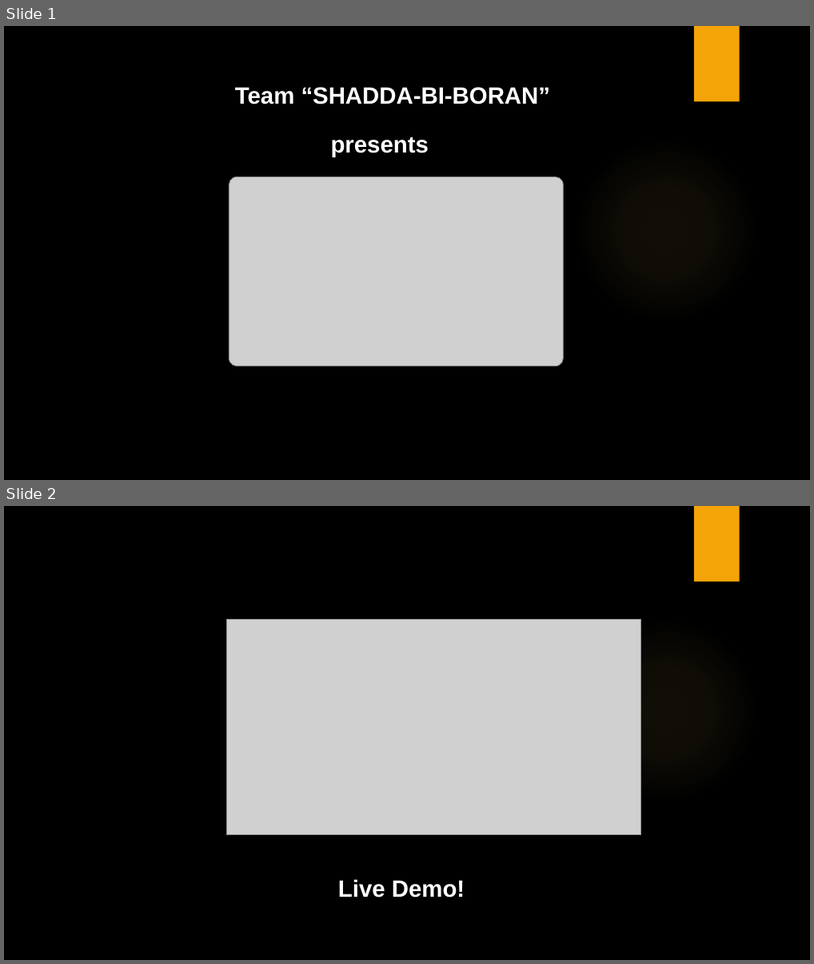
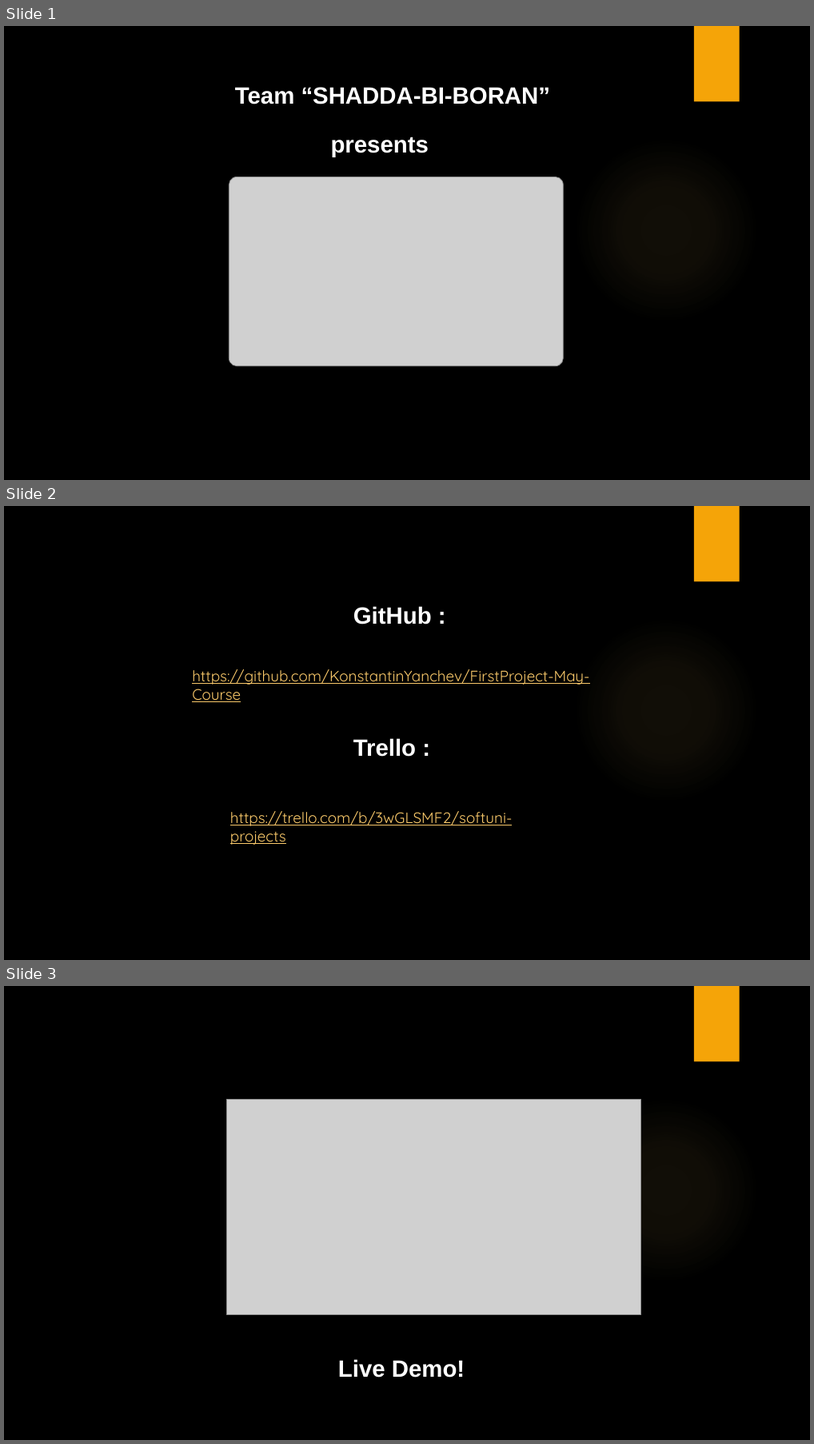
Before and after one commit to KonstantinYanchev/FirstProject-May-Course, a slide deck: SoftUni Project - PingPongGame/SoftUni-PingPong-Project-Presentation/SoftUni-PingPong-Project.pptx. Shown one above the other, each under a label of ours: slides 1 and 2 before the commit, slides 1, 2 and 3 after it. The pictures are 814x964 and 814x1444 pixels, drawn with LibreOffice and Linux fonts; fonts in the diff are those of the drawing; grey boxes stand for pictures; background and template pictures are left out. Boxes give left, top, right and bottom in pixels: in the first picture for what was removed or moved away, otherwise in the second. Text is boxed around its words. In the diff, an @@ line names an element or a change of style, - is before the commit and + after.

Commit message:
SoftUni-PingPong-Project-Presentation was repaired.

```diff
--- a/SoftUni Project - PingPongGame/SoftUni-PingPong-Project-Presentation/SoftUni-PingPong-Project.pptx
+++ b/SoftUni Project - PingPongGame/SoftUni-PingPong-Project-Presentation/SoftUni-PingPong-Project.pptx
@@ slide 2 added at bbox=[4, 506, 810, 960], background picture (left out); not listed: 2 template elements that a slide beside it also shows @@
@@ text added at bbox=[354, 606, 432, 624], 28 pt, text #FFFFFF, bold @@
+GitHub :
@@ text added at bbox=[192, 669, 590, 702], 18 pt, text #FAC96A, underline @@
+https://github.com/KonstantinYanchev/FirstProject-May-Course
@@ text added at bbox=[354, 738, 416, 756], 28 pt, text #FFFFFF, bold @@
+Trello :
@@ text added at bbox=[230, 811, 513, 844], 18 pt, text #FAC96A, underline @@
+https://trello.com/b/3wGLSMF2/softuni-projects
@@ what was slide 2 is now slide 3 @@
```
